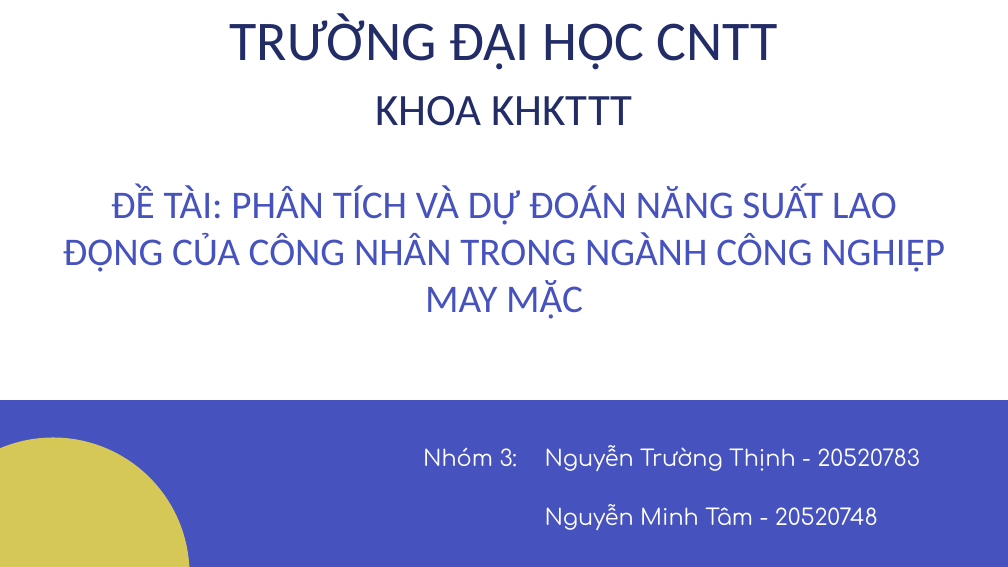
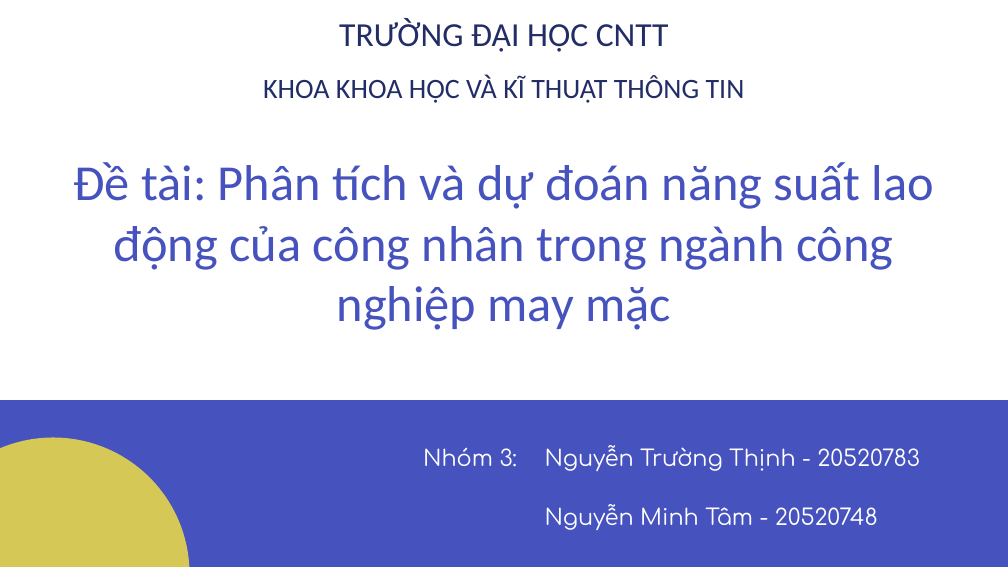
Before and after one commit to Tam1032/Garment-Employee-Productivity, a slide deck: slide 1 of Report/Slide.pptx. Drawn at 1008x567 pixels with LibreOffice and Linux fonts; fonts in the diff are those of the drawing. Boxes give left, top, right and bottom in pixels: in the first picture for what was removed or moved away, otherwise in the second. Text is boxed around its words. In the diff, an @@ line names an element or a change of style, - is before the commit and + after.

```diff
--- a/Report/Slide.pptx
+++ b/Report/Slide.pptx
@@ text "TRƯỜNG ĐẠI HỌC CNTT": place and size @@
-text "TRƯỜNG ĐẠI HỌC CNTT" at [230, 14, 778, 70]
+text "TRƯỜNG ĐẠI HỌC CNTT" at [339, 19, 669, 52]
@@ text "TRƯỜNG ĐẠI HỌC CNTT" at [339, 19, 669, 52]: size 40 to 24 pt @@
@@ text at [263, 75, 745, 103]: text changed; size 32 to 20 pt @@
-KHOA KHKTTT
+KHOA KHOA HỌC VÀ KĨ THUẬT THÔNG TIN
@@ title at [73, 162, 934, 330]: text changed; size 28 to 36 pt @@
-ĐỀ TÀI: PHÂN TÍCH VÀ DỰ ĐOÁN NĂNG SUẤT LAO ĐỘNG CỦA CÔNG NHÂN TRONG NGÀNH CÔNG NGHIỆP MAY MẶC
+Đề tài: Phân tích và dự đoán năng suất lao động của công nhân trong ngành công nghiệp may mặc
```
Also in this commit, not shown: 7 other slides changed, 2 slides added, 4 slides removed, 1 other file.
